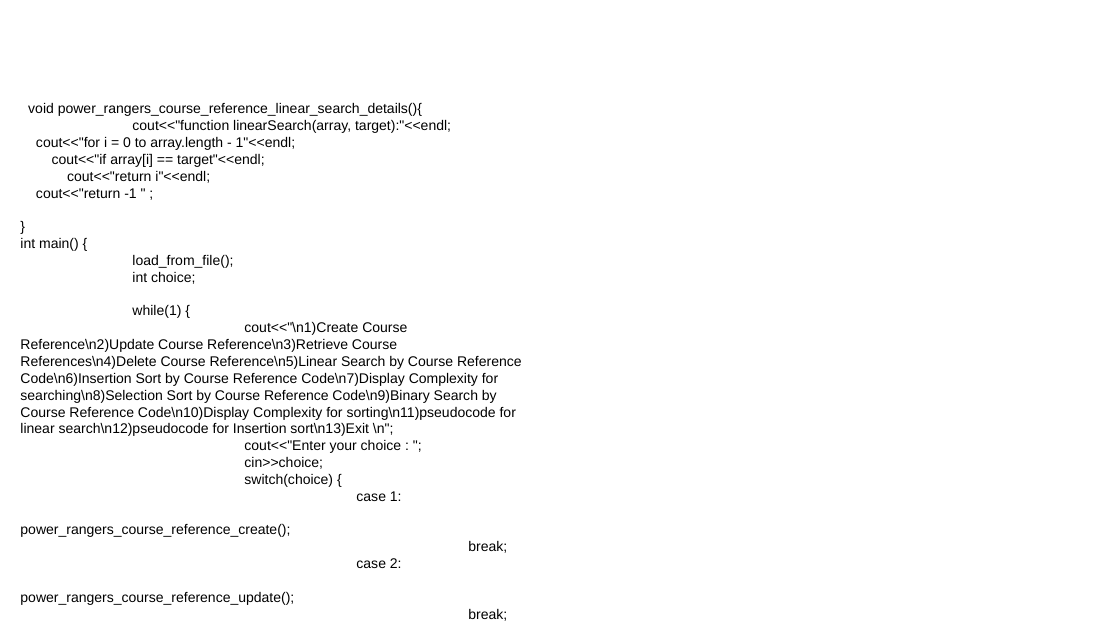
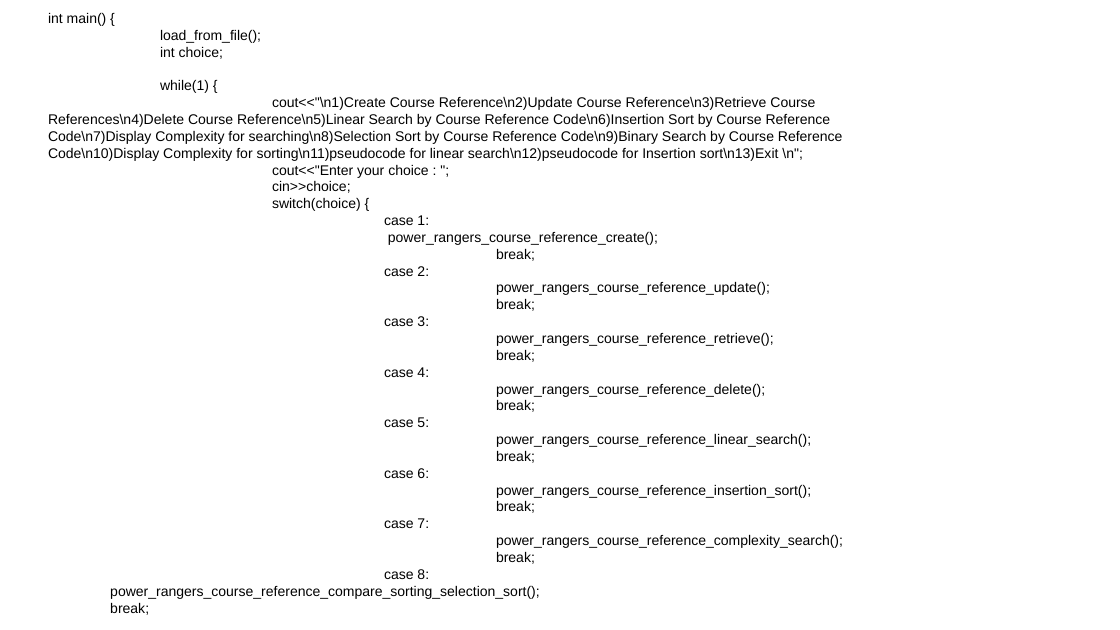
Before and after one commit to vissamsettynikitha/team_power_rangers, a slide deck: slide 30 of OBE_power_rangers_course_reference.pptx (slide 24 before the commit). Drawn at 1120x630 pixels with LibreOffice and Linux fonts; fonts in the diff are those of the drawing; background and template pictures are left out. Boxes give left, top, right and bottom in pixels: in the first picture for what was removed or moved away, otherwise in the second. Text is boxed around its words. In the diff, an @@ line names an element or a change of style, - is before the commit and + after.

```diff
--- a/OBE_power_rangers_course_reference.pptx
+++ b/OBE_power_rangers_course_reference.pptx
@@ text "int main() {": place and size @@
-text "int main() {" at [20,103,522,621]
+text "int main() {" at [48,13,843,615]
@@ text at [28,103,451,198]: paragraphs removed @@
-void power_rangers_course_reference_linear_search_details(){
-cout<<"function linearSearch(array, target):"<<endl;
-cout<<"for i = 0 to array.length - 1"<<endl;
-cout<<"if array[i] == target"<<endl;
-cout<<"return i"<<endl;
-cout<<"return -1 " ;
-}
@@ text at [110,316,843,615]: paragraphs added @@
+case 3:
+power_rangers_course_reference_retrieve();
+break;
+case 4:
+power_rangers_course_reference_delete();
+break;
+case 5:
+power_rangers_course_reference_linear_search();
+break;
+case 6:
+power_rangers_course_reference_insertion_sort();
+break;
+case 7:
+power_rangers_course_reference_complexity_search();
+break;
+case 8:
+power_rangers_course_reference_compare_sorting_selection_sort();
+break;
```
Also in this commit, not shown: 7 other slides changed, 9 slides added, 4 slides removed.
